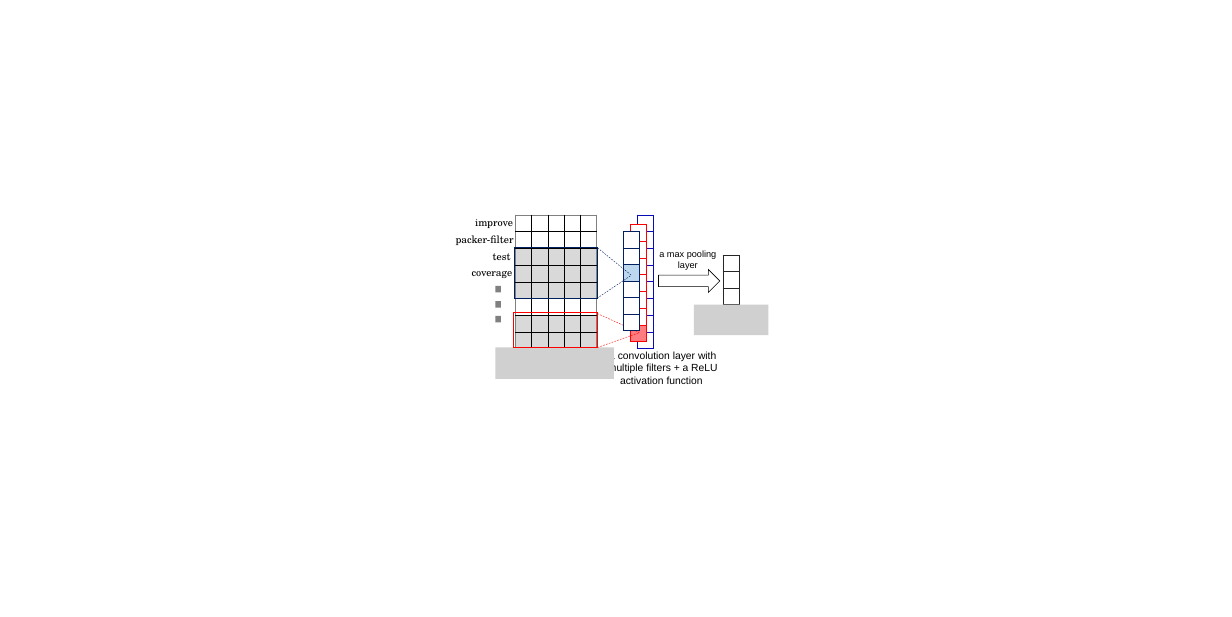
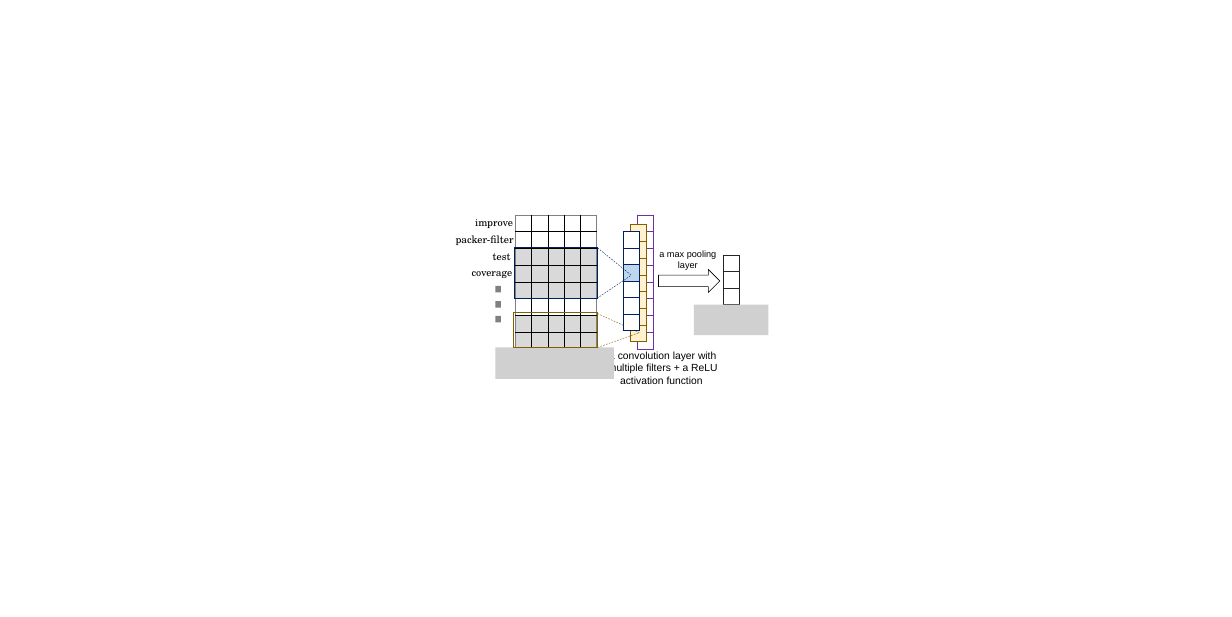
Before and after one commit to hvdthong/Just-in-time-DF-paper, a slide deck: slide 6 of figs/figures.pptx. Drawn at 1232x617 pixels with LibreOffice and Linux fonts; fonts in the diff are those of the drawing; grey boxes stand for pictures. Boxes give left, top, right and bottom in pixels: in the first picture for what was removed or moved away, otherwise in the second. Text is boxed around its words. In the diff, an @@ line names an element or a change of style, - is before the commit and + after.

```diff
--- a/figs/figures.pptx
+++ b/figs/figures.pptx
@@ table at (630,225,646,341) @@
@@ fill #FFFFFF to #FFF2CC in 6 cells @@
@@ fill #FF7C80 to #FFF2CC in row 7, column 1 @@
@@ borders changed @@
@@ table at (637,215,653,347) @@
@@ borders changed @@
@@ rectangle at (514,313,597,348): outline #FF0000 1.5 pt to #806000 1.5 pt @@
@@ line (598, 313) - (639, 333): stroke #FF0000 0.75 pt dashed to #806000 0.75 pt dashed @@
@@ line (598, 347) - (639, 333): stroke #FF0000 0.75 pt dashed to #806000 0.75 pt dashed @@
```
Also in this commit, not shown: 1 other file.
